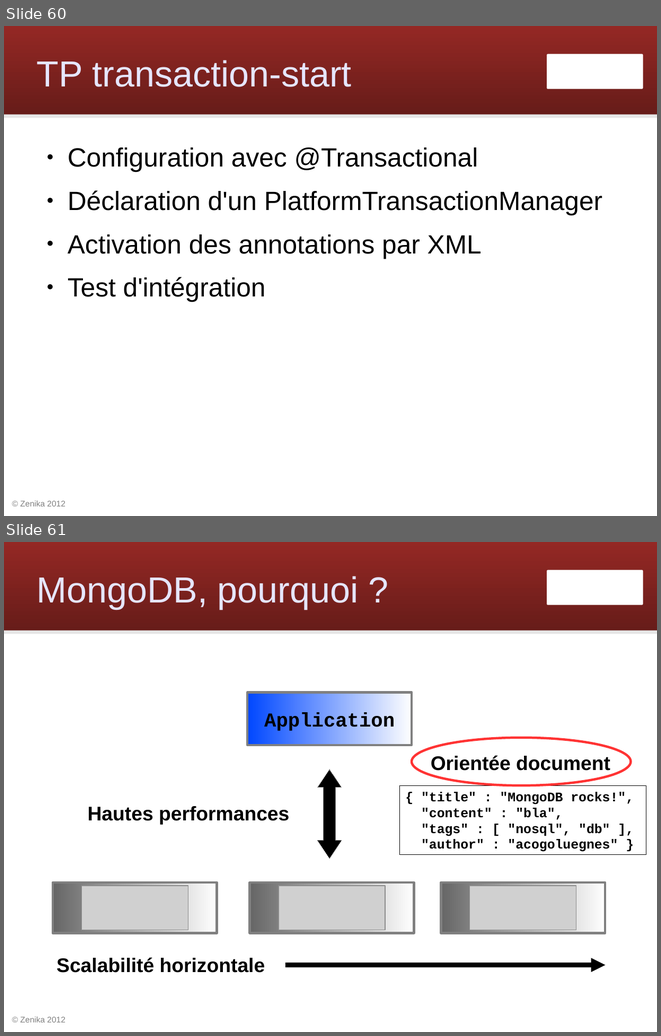
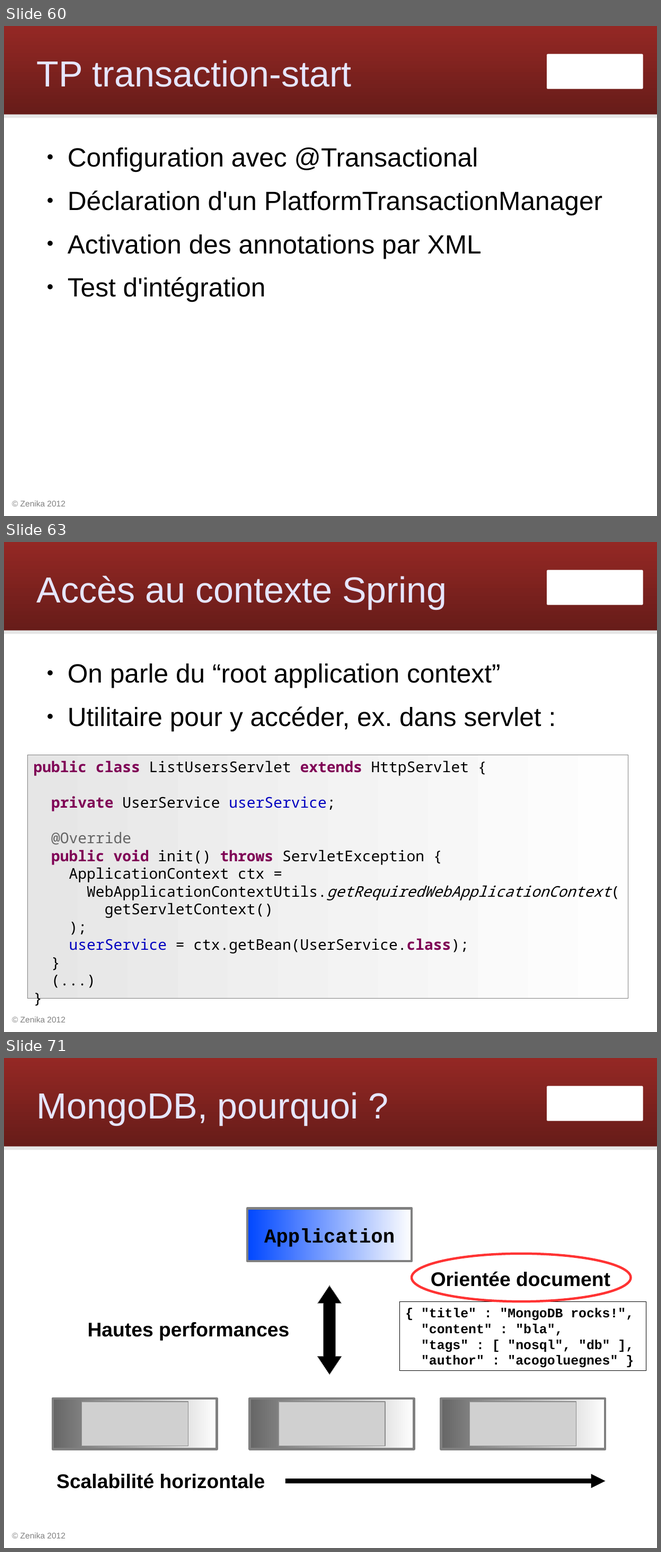
Before and after one commit to Zenika/workshop-spring-core, a slide deck: spring-workshop.odp. Shown one above the other, each under a label of ours: slides 60 and 61 before the commit, slides 60, 63 and 71 after it; the slides between them are not shown. The pictures are 661x1036 and 661x1552 pixels, drawn with LibreOffice and Linux fonts; fonts in the diff are those of the drawing; grey boxes stand for pictures; background and template pictures are left out. Boxes give left, top, right and bottom in pixels: in the first picture for what was removed or moved away, otherwise in the second. Text is boxed around its words. In the diff, an @@ line names an element or a change of style, - is before the commit and + after.

```diff
--- a/spring-workshop.odp
+++ b/spring-workshop.odp
@@ slide 63 added at (4, 542, 657, 1032), background #FFFFFF; not listed: 4 template elements that a slide beside it also shows @@
@@ title added at (37, 575, 447, 609), 44 pt, text #E6E6FF @@
+Accès au contexte Spring
@@ text added at (68, 663, 541, 731), 32 pt, text #000000 @@
+● On parle du “root application context”
+● Utilitaire pour y accéder, ex. dans servlet :
@@ rectangle added at (28, 755, 628, 998), fill gradient #E6E6E6 to #FEFEFE, outline #808080 0 pt, 18 pt, text #000000 @@
+public class ListUsersServlet extends HttpServlet {
+private UserService userService;
+@Override
+public void init() throws ServletException {
+ApplicationContext ctx =
+WebApplicationContextUtils.getRequiredWebApplicationContext(
+getServletContext()
+);
+userService = ctx.getBean(UserService.class);
+}
+(...)
+}
@@ what was slide 61 is now slide 71 @@
```
Also in this commit, not shown: 9 other slides added.
